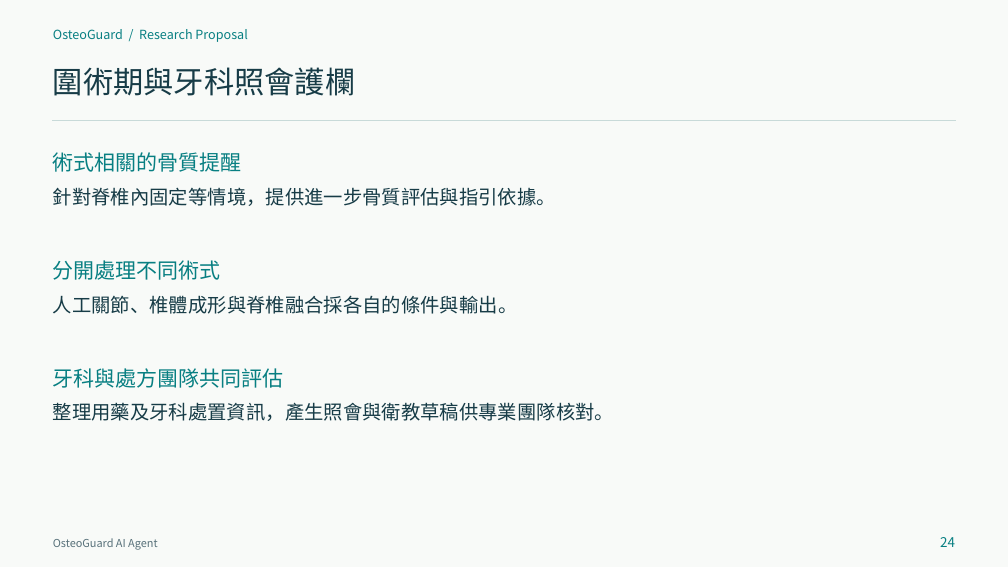
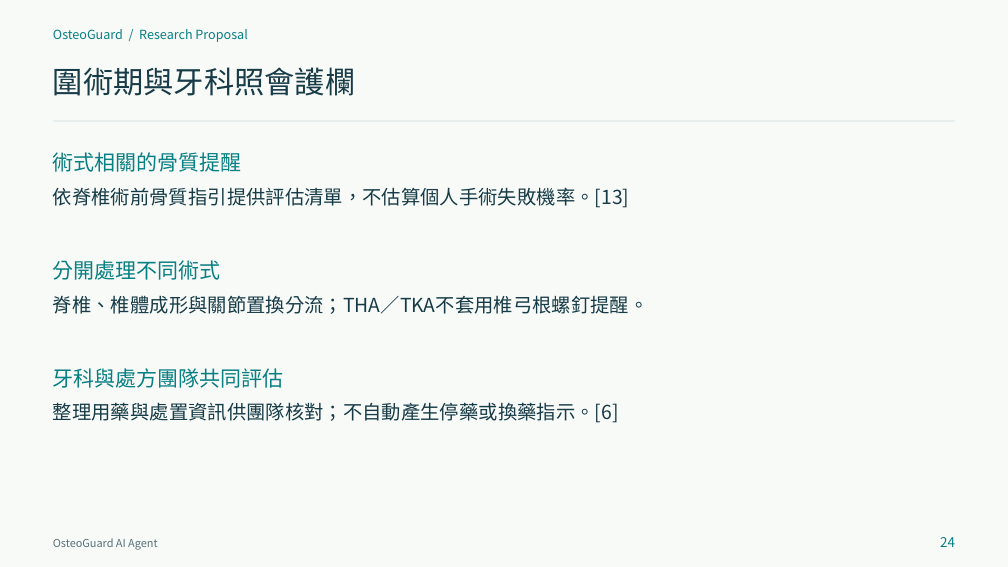
Before and after one commit to contemplator/nchu-bone-health-agent, a slide deck: slide 24 of output/OsteoGuard_Proposal_20261102.pptx. Drawn at 1008x567 pixels with LibreOffice and Linux fonts; fonts in the diff are those of the drawing. Boxes give left, top, right and bottom in pixels: in the first picture for what was removed or moved away, otherwise in the second. Text is boxed around its words. In the diff, an @@ line names an element or a change of style, - is before the commit and + after.

```diff
--- a/output/OsteoGuard_Proposal_20261102.pptx
+++ b/output/OsteoGuard_Proposal_20261102.pptx
@@ line (53, 121) - (955, 121): stroke #C8DAD9 0.75 pt to #C8DAD9 1 pt @@
@@ text at [53,187,629,208]: text changed @@
-針對脊椎內固定等情境，提供進一步骨質評估與指引依據。
+依脊椎術前骨質指引提供評估清單，不估算個人手術失敗機率。[13]
@@ text at [53,295,649,314]: text changed @@
-人工關節、椎體成形與脊椎融合採各自的條件與輸出。
+脊椎、椎體成形與關節置換分流；THA／TKA不套用椎弓根螺釘提醒。
@@ text at [53,402,619,423]: text changed @@
-整理用藥及牙科處置資訊，產生照會與衛教草稿供專業團隊核對。
+整理用藥與處置資訊供團隊核對；不自動產生停藥或換藥指示。[6]
```
Also in this commit, not shown: 28 other slides changed, 6 slides added, 6 slides removed, 7 other files.
